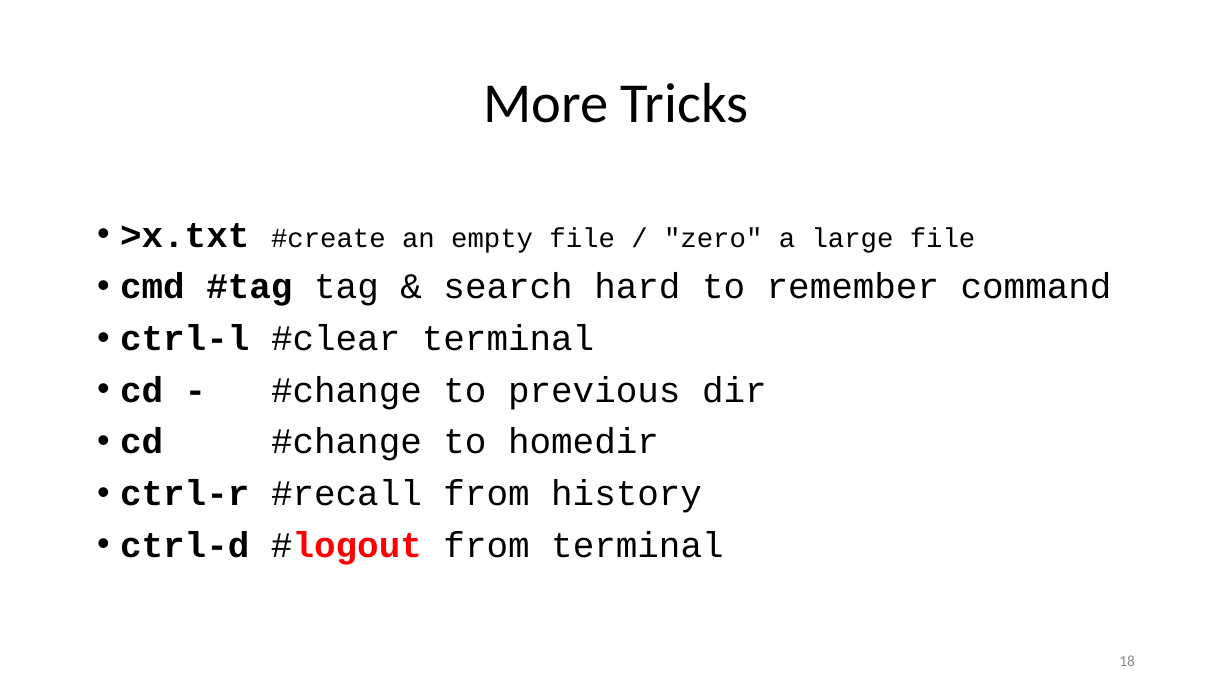
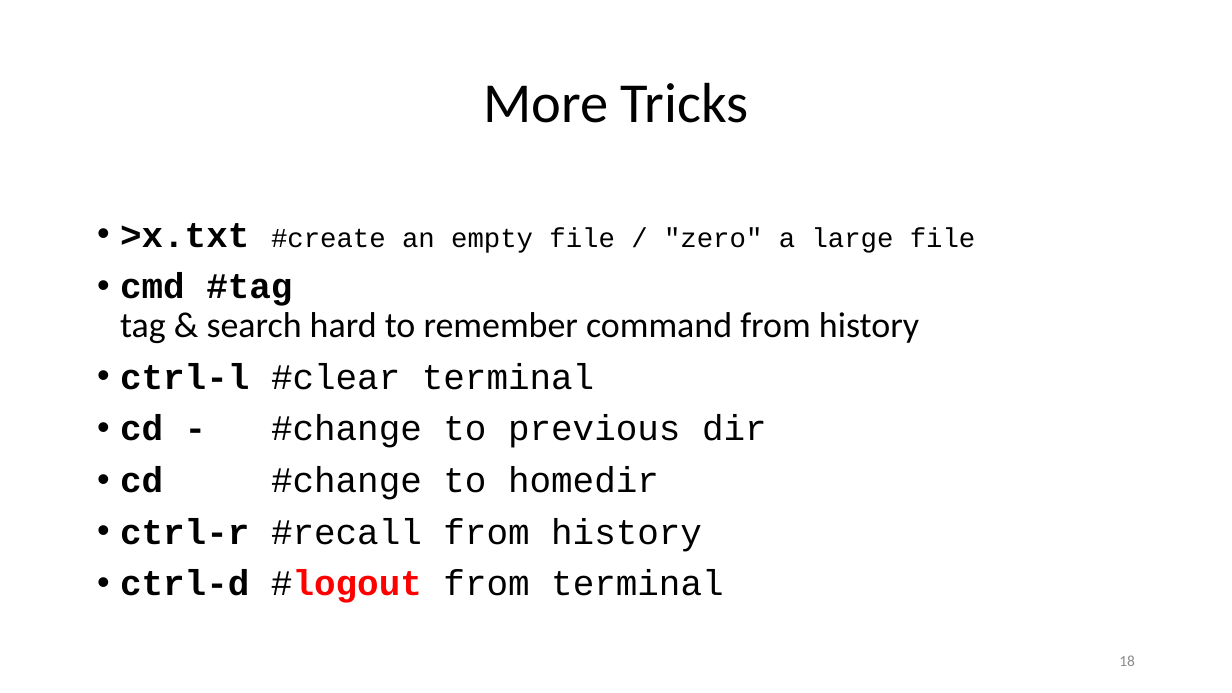
Before and after one commit to ketancmaheshwari/lisa19, a slide deck: slide 18 of lpt_LISA.pptx. Drawn at 1232x693 pixels with LibreOffice and Linux fonts; fonts in the diff are those of the drawing. Boxes give left, top, right and bottom in pixels: in the first picture for what was removed or moved away, otherwise in the second. Text is boxed around its words. In the diff, an @@ line names an element or a change of style, - is before the commit and + after.

```diff
--- a/lpt_LISA.pptx
+++ b/lpt_LISA.pptx
@@ text at (120, 273, 919, 343): text changed; font Courier New to Calibri @@
-• cmd #tag tag & search hard to remember command
+• cmd #tag
+  tag & search hard to remember command from history
```
Also in this commit, not shown: 19 other slides changed, 1 other file.
